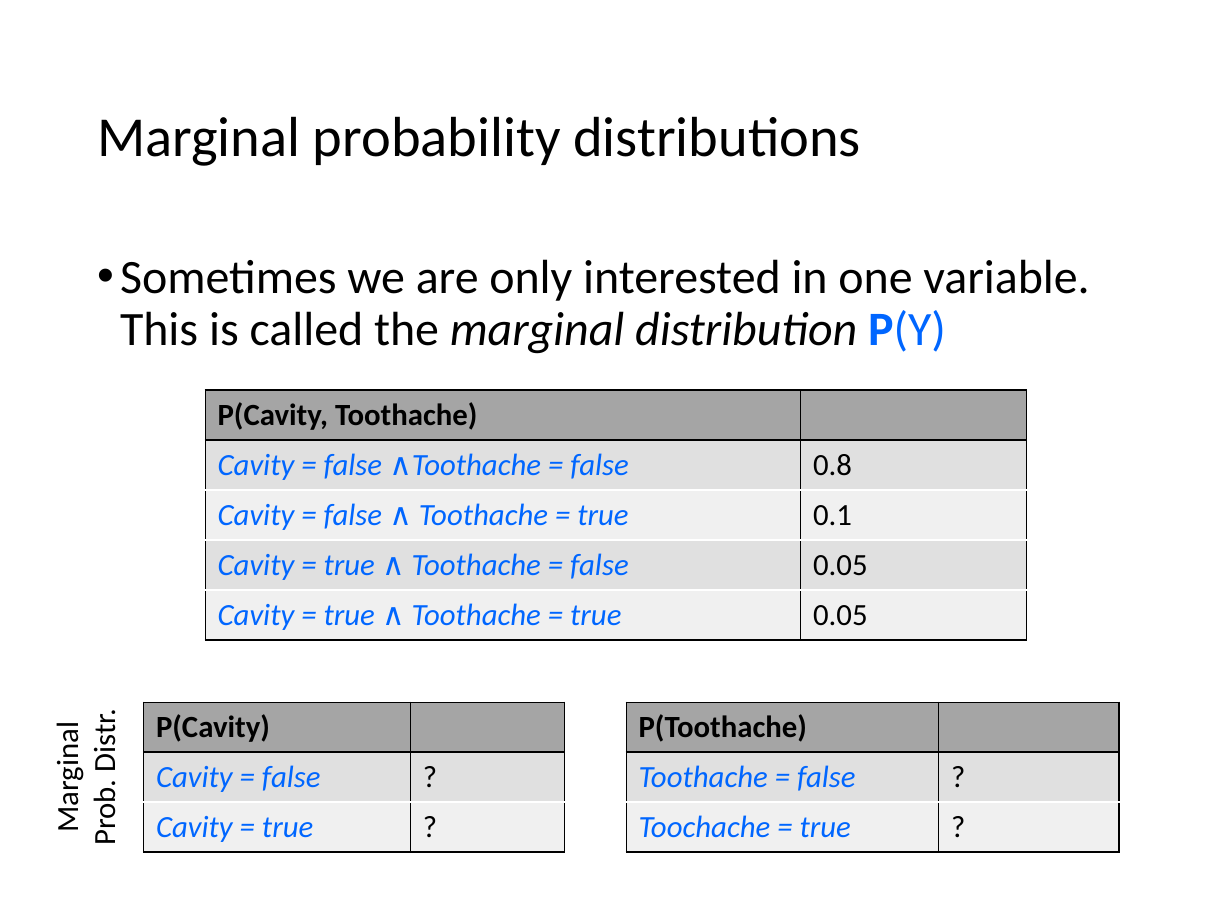
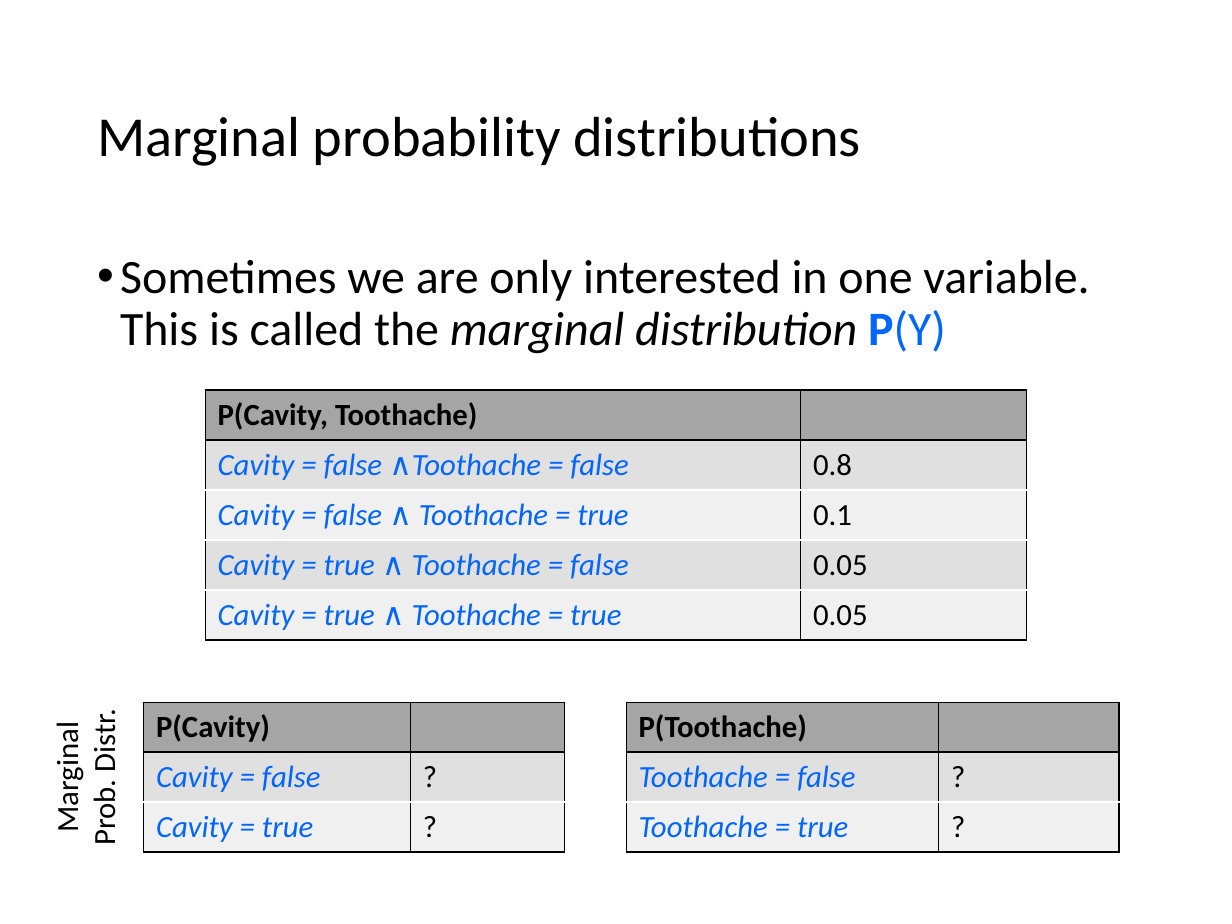
Before and after one commit to mhahsler/CS7320-AI, a slide deck: slide 12 of slides/12_uncertainty.pptx (slide 15 before the commit). Drawn at 1232x924 pixels with LibreOffice and Linux fonts; fonts in the diff are those of the drawing. Boxes give left, top, right and bottom in pixels: in the first picture for what was removed or moved away, otherwise in the second. Text is boxed around its words. In the diff, an @@ line names an element or a change of style, - is before the commit and + after.

```diff
--- a/slides/12_uncertainty.pptx
+++ b/slides/12_uncertainty.pptx
@@ table at box(626, 702, 1119, 853) @@
-row 3, column 1: Toochache = true
+row 3, column 1: Toothache = true
```
Also in this commit, not shown: 16 other slides changed, 5 slides removed, 1 other file.
